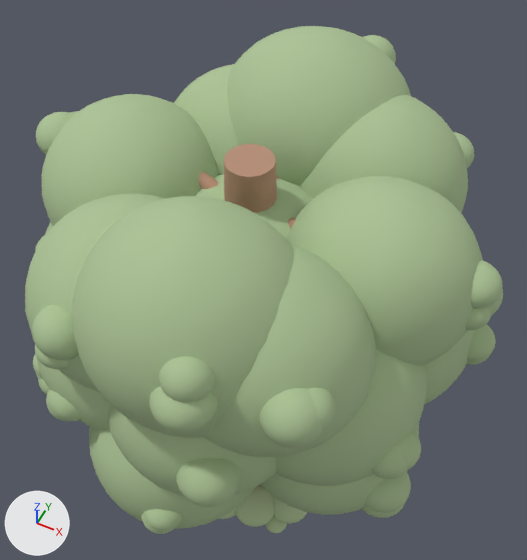
The glTF model assets/models/12-big-puffy-tree/12-big-puffy-tree.glb, before and after one commit.
Both versions are drawn from a camera (50 mm lens) standing at (1.34, -2.54, 5.53) and looking at (-0.08, 0.3, 1.98). The lights are fixed; the arrows at lower left show +X, +Y and +Z. The older version comes first. Vertices at exactly the same position are counted once.

In view in the first picture: 'CanopyLow4', 'CanopyMid6', 'CanopyMid7', 'CanopyTopB', 'CanopyTopF', 'CanopyUp0', 'CanopyUp1', 'CanopyUp2', 'CanopyUp3', 'CanopyUp4', 'CanopyUp5', 'TrunkUpper' and 38 more.
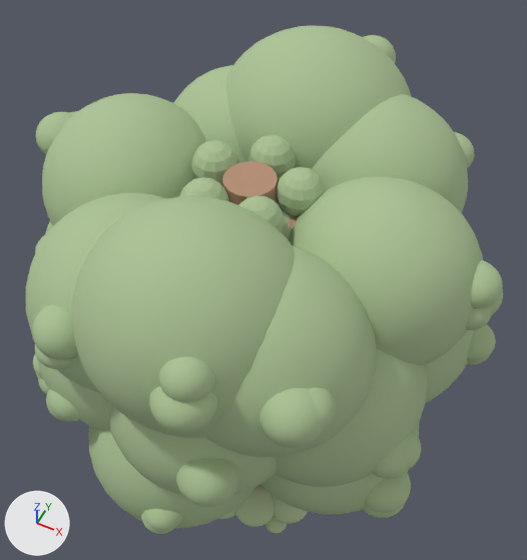
Where the newer file only moved an object's origin or applied its transform, the numbers keep the older frame.

Location of each change, (x1, y1, x2, y2) in pixels of the pictures (527 x 560 px):
'TrunkUpper', reshaped
    before: (224, 144, 277, 212)
    after: (223, 161, 278, 205)
'TopTuft0', added
    after: (276, 167, 326, 217)
'TopTuft2', added
    after: (191, 140, 240, 186)
'TopTuft1', added
    after: (248, 135, 295, 181)
'TopTuft4', added
    after: (239, 195, 285, 233)
'TopTuft3', added
    after: (180, 177, 230, 202)
'CanopyCore', unchanged, covered by the edit
    before: (195, 174, 312, 240)
    after: (276, 201, 297, 240)

Patch to the scene script:
```diff
--- a/assets/models/12-big-puffy-tree/12-big-puffy-tree.glb.py
+++ b/assets/models/12-big-puffy-tree/12-big-puffy-tree.glb.py
@@ me_cylinder_001 @@
 # used by ob_trunkupper; location = (0.0, 0.0, 2.76)
-me_cylinder_001.from_pydata(...)  # 32 vertices, 60 faces; spans x -0.16..0.16, y -0.16..0.16, z -0.46..0.46
+me_cylinder_001.from_pydata(...)  # 32 vertices, 60 faces; spans x -0.16..0.16, y -0.16..0.16, z -0.46..0.34
+# me_cylinder_001 part 1: all 16 vertices in x -0.13..0.13, y -0.13..0.13, z 0.46 are scaled about their middle by (1.08, 1.08, 1), then moved by (0.0, 0.0, -0.12)
 me_cylinder_001.materials.append(mat_trunk)
@@ me_sphere_005_1 @@
+me_sphere_005_1.from_pydata(...)  # a UV sphere (12 segments, 8 rings, poles along z) spanning x -0.13..0.13, y -0.13..0.13, z -0.13..0.13
+me_sphere_005_1.materials.append(mat_leaf)  # greyish green #acc295
@@ me_sphere_004_1 @@
+me_sphere_004_1.from_pydata(...)  # a UV sphere (12 segments, 8 rings, poles along z) spanning x -0.13..0.13, y -0.13..0.13, z -0.13..0.13
+me_sphere_004_1.materials.append(mat_leaf)  # greyish green #acc295
@@ me_sphere_003_1 @@
+me_sphere_003_1.from_pydata(...)  # a UV sphere (12 segments, 8 rings, poles along z) spanning x -0.13..0.13, y -0.13..0.13, z -0.13..0.13
+me_sphere_003_1.materials.append(mat_leaf)  # greyish green #acc295
@@ me_sphere_002_1 @@
+me_sphere_002_1.from_pydata(...)  # a UV sphere (12 segments, 8 rings, poles along z) spanning x -0.13..0.13, y -0.13..0.13, z -0.13..0.13
+me_sphere_002_1.materials.append(mat_leaf)  # greyish green #acc295
@@ me_sphere_001_1 @@
+me_sphere_001_1.from_pydata(...)  # a UV sphere (12 segments, 8 rings, poles along z) spanning x -0.13..0.13, y -0.13..0.13, z -0.13..0.13
+me_sphere_001_1.materials.append(mat_leaf)  # greyish green #acc295
@@ ob_toptuft4 @@
+ob_toptuft4 = bpy.data.objects.new('TopTuft4', me_sphere_005_1)
+ob_toptuft4.location = (0.153, -0.21, 3.04)
@@ ob_toptuft3 @@
+ob_toptuft3 = bpy.data.objects.new('TopTuft3', me_sphere_004_1)
+ob_toptuft3.location = (-0.153, -0.21, 3.04)
@@ ob_toptuft2 @@
+ob_toptuft2 = bpy.data.objects.new('TopTuft2', me_sphere_003_1)
+ob_toptuft2.location = (-0.247, 0.08, 3.04)
@@ ob_toptuft1 @@
+ob_toptuft1 = bpy.data.objects.new('TopTuft1', me_sphere_002_1)
+ob_toptuft1.location = (0.0, 0.26, 3.04)
@@ ob_toptuft0 @@
+ob_toptuft0 = bpy.data.objects.new('TopTuft0', me_sphere_001_1)
+ob_toptuft0.location = (0.247, 0.08, 3.04)
```
